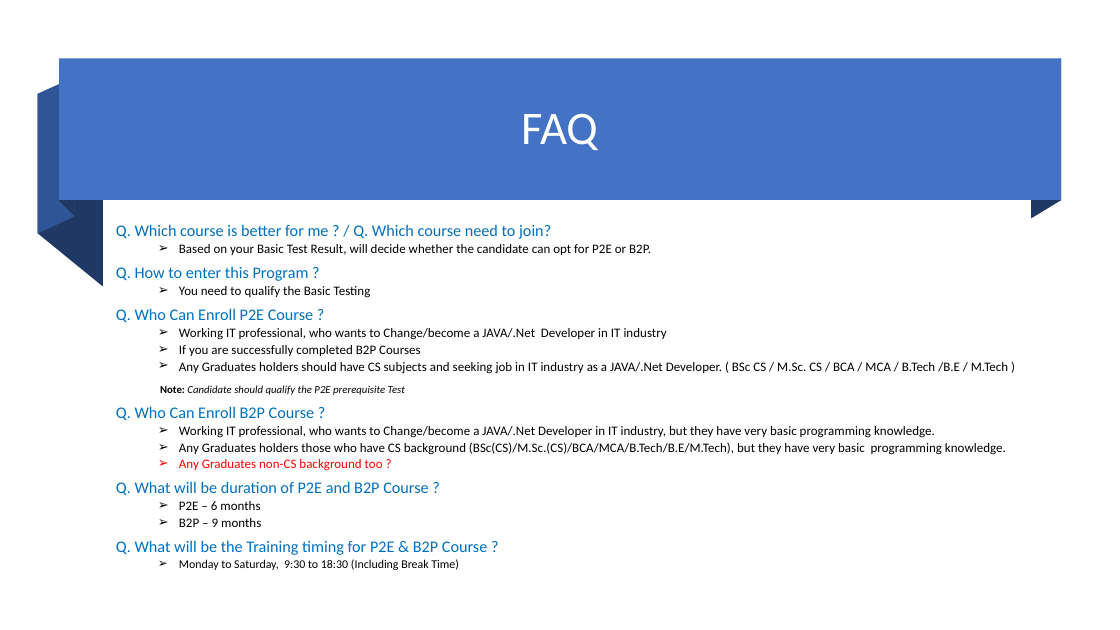
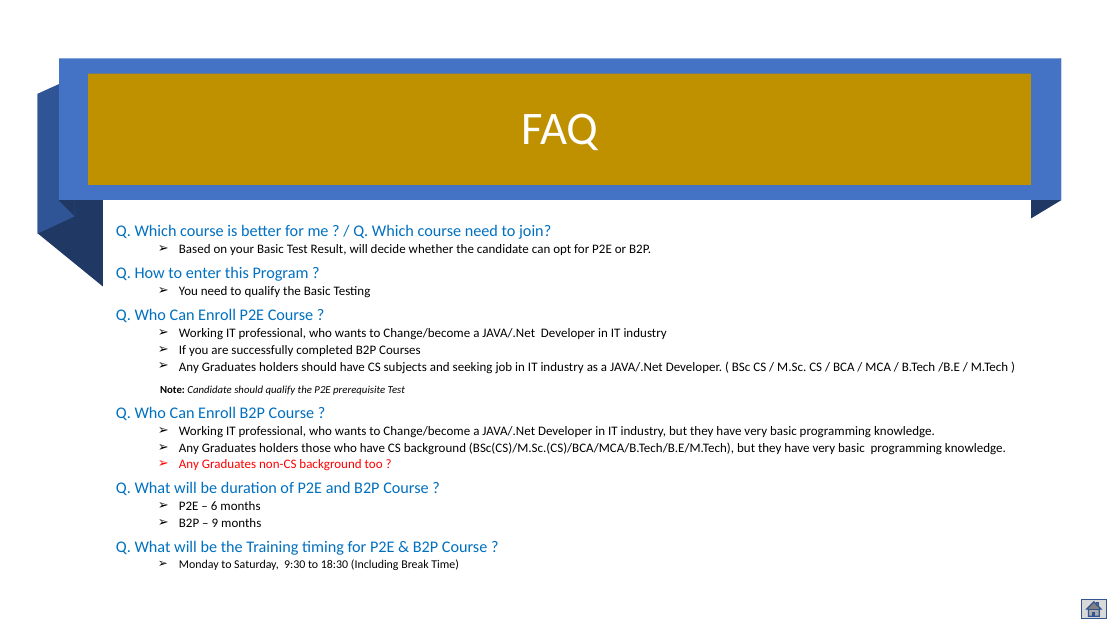
Before and after one commit to mjanwar/document, a slide deck: slide 20 of eTechlogix-Academic-Professional-Training-Plan.pptx (slide 9 before the commit). Drawn at 1120x630 pixels with LibreOffice and Linux fonts; fonts in the diff are those of the drawing. Boxes give left, top, right and bottom in pixels: in the first picture for what was removed or moved away, otherwise in the second. Text is boxed around its words. In the diff, an @@ line names an element or a change of style, - is before the commit and + after.

```diff
--- a/eTechlogix-Academic-Professional-Training-Plan.pptx
+++ b/eTechlogix-Academic-Professional-Training-Plan.pptx
@@ title "FAQ": place and size @@
-title "FAQ" at bbox=[521, 113, 598, 150]
+title "FAQ" at bbox=[88, 74, 1032, 186]
@@ title "FAQ" at bbox=[88, 74, 1032, 186]: fill none to #BF9000 @@
@@ action button home added at bbox=[1082, 600, 1107, 619], fill #D9D9D9, outline #325491 1 pt @@
```
Also in this commit, not shown: 9 other slides changed, 11 slides added.
